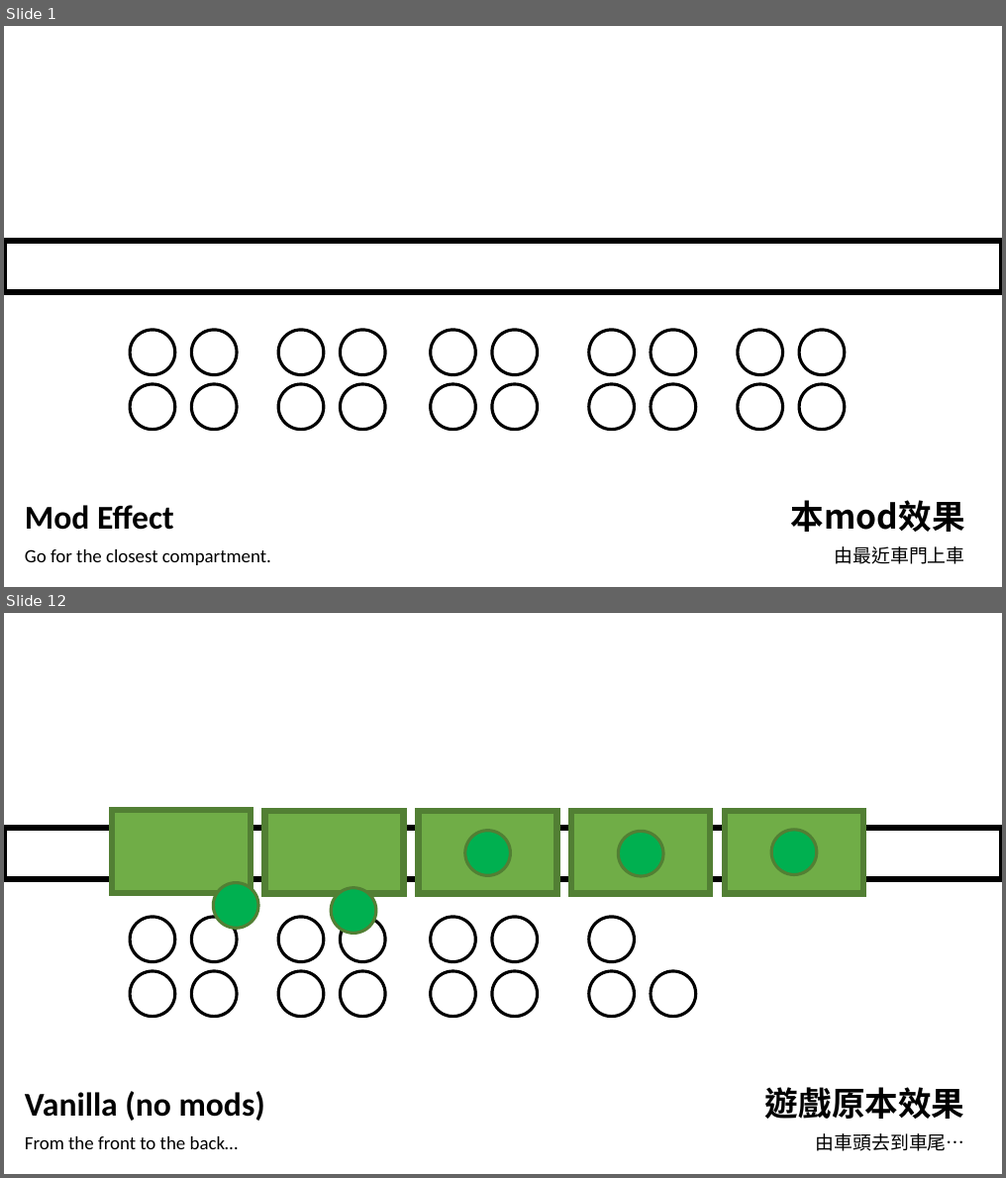
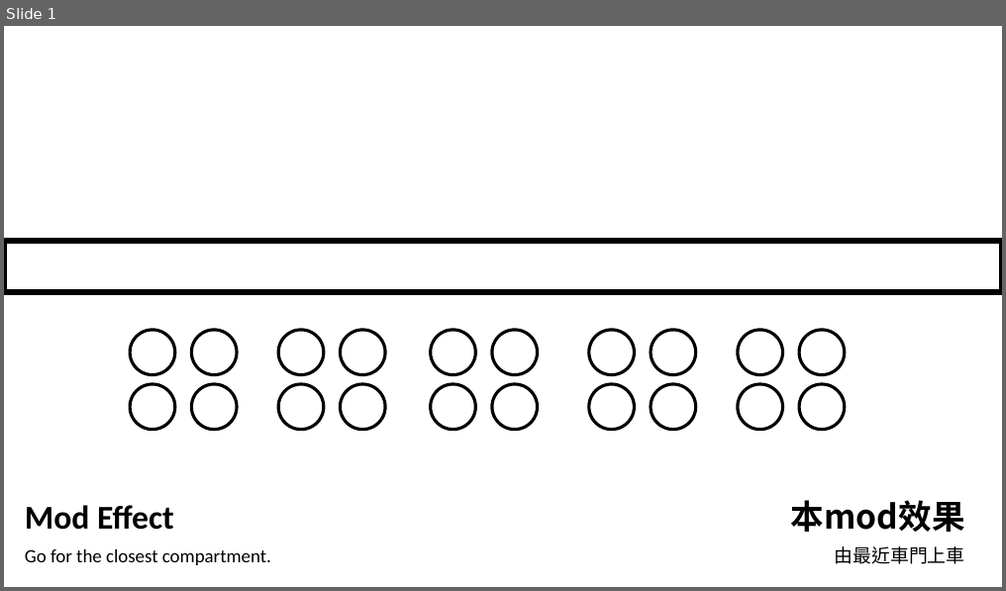
Before and after one commit to Vectorial1024/BetterTrainBoarding, a slide deck: Media/Demo_Mod.pptx. Shown one above the other, each under a label of ours: slides 1 and 12 before the commit, slide 1 after it; the slides between them are not shown. The pictures are 1006x1178 and 1006x591 pixels, drawn with LibreOffice and Linux fonts; fonts in the diff are those of the drawing. Boxes give left, top, right and bottom in pixels: in the first picture for what was removed or moved away, otherwise in the second. Text is boxed around its words. In the diff, an @@ line names an element or a change of style, - is before the commit and + after.

```diff
--- a/Media/Demo_Mod.pptx
+++ b/Media/Demo_Mod.pptx
@@ slide 12 removed at (4,613,1002,1174), background #FFFFFF @@
@@ group removed at (112,810,863,894): 5 rectangles @@
@@ rectangle removed at (4,828,1002,878) @@
@@ ellipse removed at (465,831,510,875) @@
@@ ellipse removed at (619,831,663,875) @@
@@ ellipse removed at (771,830,816,874) @@
@@ ellipse removed at (214,883,258,928) @@
@@ ellipse removed at (331,888,376,933) @@
@@ ellipse removed at (130,917,174,961) @@
@@ ellipse removed at (191,917,236,961) @@
@@ ellipse removed at (279,917,324,961) @@
@@ ellipse removed at (341,917,385,961) @@
@@ ellipse removed at (431,917,475,961) @@
@@ ellipse removed at (492,917,537,961) @@
@@ ellipse removed at (589,917,635,961) @@
@@ ellipse removed at (130,971,174,1017) @@
@@ ellipse removed at (191,971,236,1017) @@
@@ ellipse removed at (279,971,324,1017) @@
@@ ellipse removed at (341,971,385,1017) @@
@@ ellipse removed at (431,971,475,1017) @@
@@ ellipse removed at (492,971,537,1017) @@
@@ ellipse removed at (589,971,635,1017) @@
@@ ellipse removed at (650,971,696,1017) @@
@@ text removed at (765,1087,965,1119) @@
-遊戲原本效果
@@ text removed at (25,1091,265,1121) @@
-Vanilla (no mods)
@@ text removed at (25,1137,239,1150) @@
-From the front to the back…
@@ text removed at (816,1134,965,1152) @@
-由車頭去到車尾…
```
Also in this commit, not shown: 5 slides changed, 4 slides added, 7 other slides removed.
